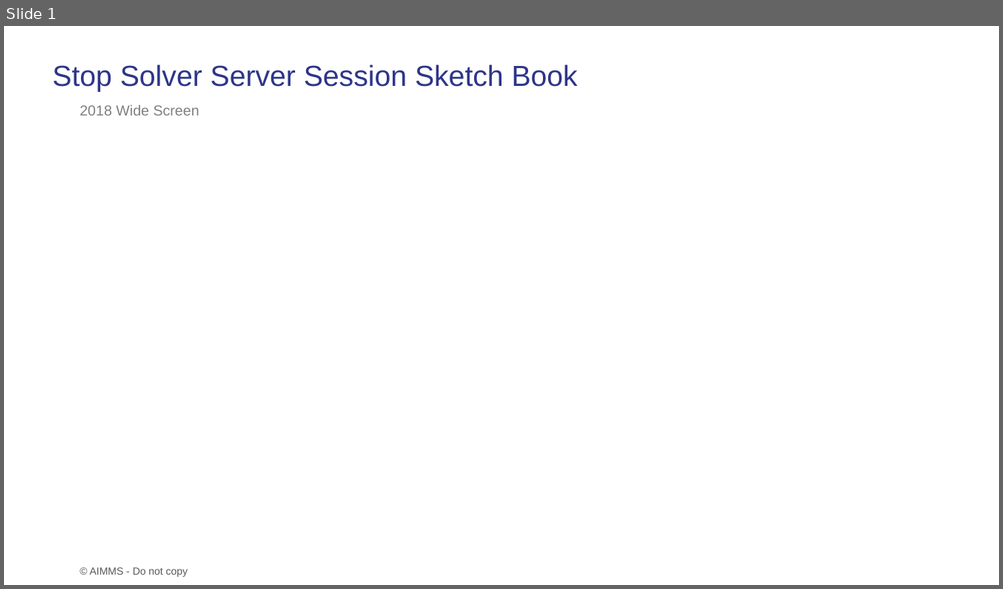
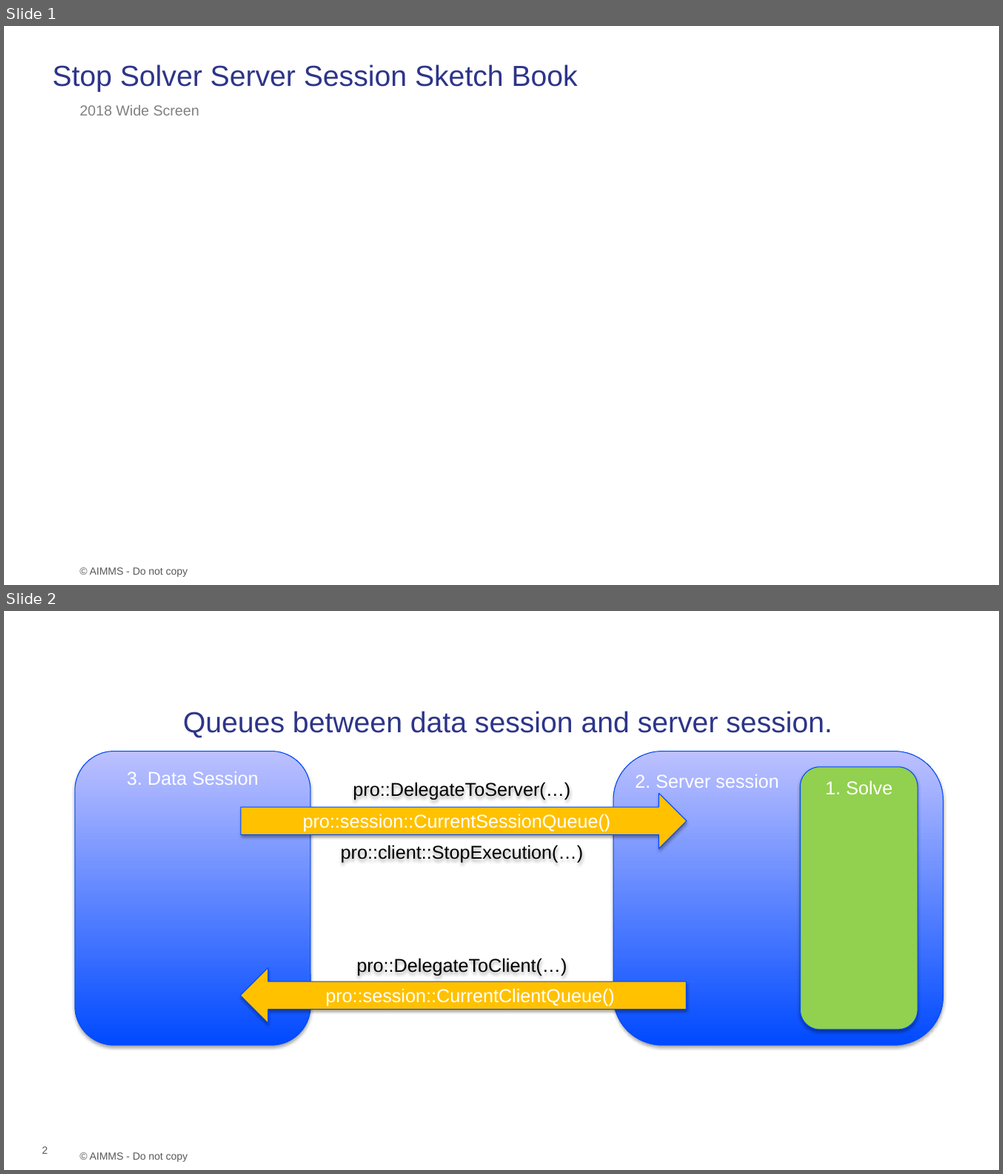
Before and after one commit to aimms/how-to, a slide deck: Resources/AIMMSPRO/StopSolveServerSession/Images/StopSolveServerSession.pptx. Shown one above the other, each under a label of ours: slide 1 before the commit, slides 1 and 2 after it. The pictures are 1003x589 and 1003x1174 pixels, drawn with LibreOffice and Linux fonts; fonts in the diff are those of the drawing; background and template pictures are left out. Boxes give left, top, right and bottom in pixels: in the first picture for what was removed or moved away, otherwise in the second. Text is boxed around its words. In the diff, an @@ line names an element or a change of style, - is before the commit and + after.

```diff
--- a/Resources/AIMMSPRO/StopSolveServerSession/Images/StopSolveServerSession.pptx
+++ b/Resources/AIMMSPRO/StopSolveServerSession/Images/StopSolveServerSession.pptx
@@ slide 2 added at (4, 611, 999, 1170), background #FFFFFF; not listed: 1 template element that a slide beside it also shows @@
@@ title added at (183, 711, 832, 738), 28 pt, text #2D3589 @@
+Queues between data session and server session.
@@ rounded rectangle added at (75, 752, 310, 1045), fill gradient #004BFF to #BDC1FF, outline #0049F9 0.75 pt, 18 pt, text #FFFFFF @@
+3. Data Session
@@ rounded rectangle added at (614, 752, 943, 1045), fill gradient #004BFF to #BDC1FF, outline #0049F9 0.75 pt, 18 pt, text #FFFFFF @@
+2. Server session
@@ text added at (353, 782, 570, 800), 18 pt, text #000000 @@
+pro::DelegateToServer(…)
@@ rounded rectangle added at (800, 767, 917, 1030), fill #92D050, outline #0049F9 0.75 pt, 18 pt, text #FFFFFF @@
+1. Solve
@@ right arrow added at (241, 794, 686, 849), fill #FFC100, outline #0049F9 0.75 pt, 18 pt, text #FFFFFF @@
+pro::session::CurrentSessionQueue()
@@ text added at (341, 845, 583, 863), 18 pt, text #000000 @@
+pro::client::StopExecution(…)
@@ text added at (356, 958, 566, 977), 18 pt, text #000000 @@
+pro::DelegateToClient(…)
@@ left arrow added at (241, 968, 686, 1024), fill #FFC100, outline #0049F9 0.75 pt, 18 pt, text #FFFFFF @@
+pro::session::CurrentClientQueue()
@@ page number added at (42, 1147, 48, 1154), 10 pt, text #585858 @@
+2
```
Also in this commit, not shown: 2 other files.
